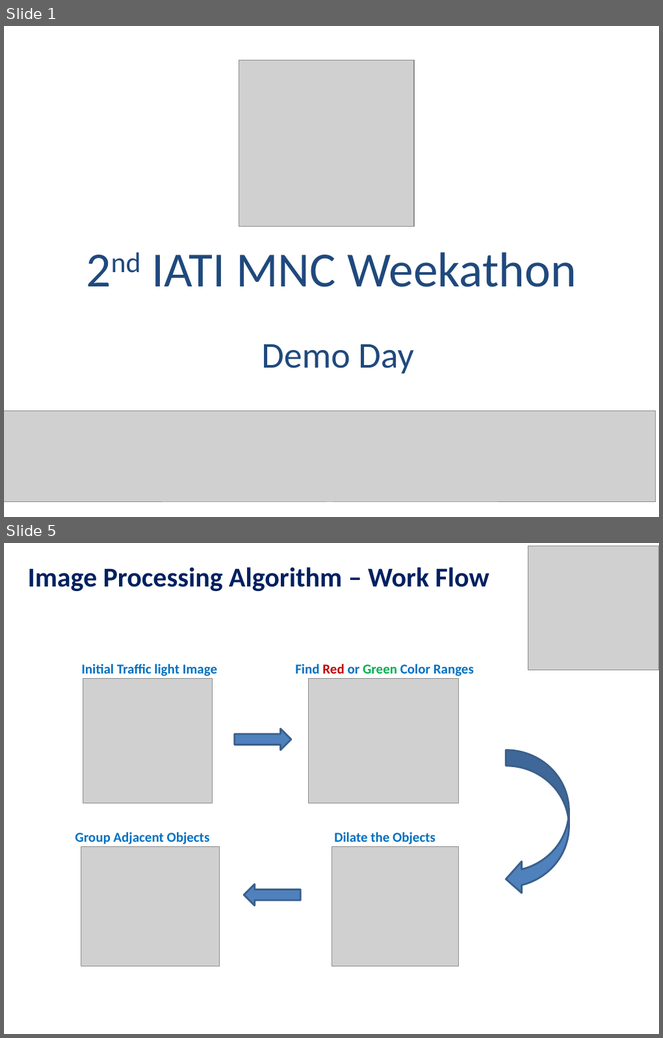
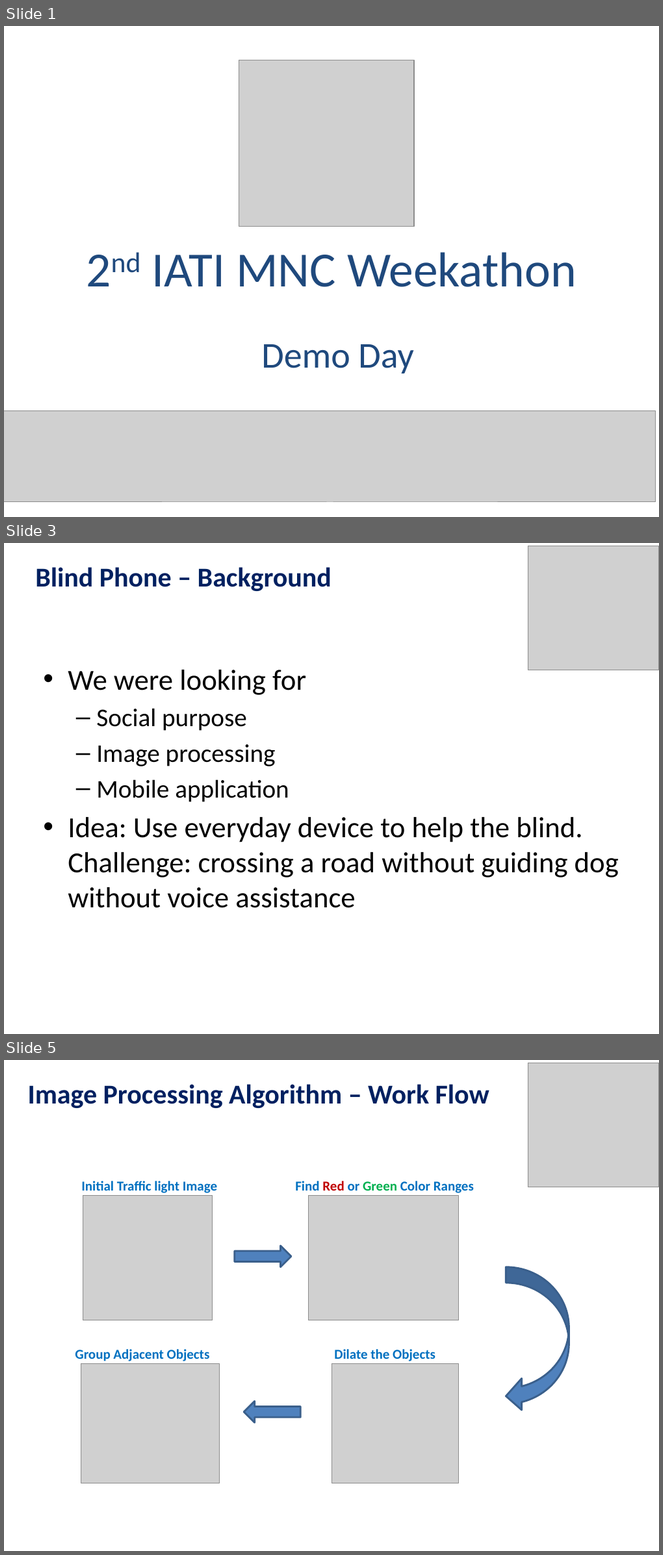
Before and after one commit to kfirt/BlindPhone, a slide deck: AnalyzerDemo/real life demo/Weekathon Presentation Template - blindphone.pptx. Shown one above the other, each under a label of ours: slides 1 and 5 before the commit, slides 1, 3 and 5 after it; the slides between them are not shown. The pictures are 663x1038 and 663x1555 pixels, drawn with LibreOffice and Linux fonts; fonts in the diff are those of the drawing; grey boxes stand for pictures. Boxes give left, top, right and bottom in pixels: in the first picture for what was removed or moved away, otherwise in the second. Text is boxed around its words. In the diff, an @@ line names an element or a change of style, - is before the commit and + after.

Commit message:
background slide

```diff
--- a/AnalyzerDemo/real life demo/Weekathon Presentation Template - blindphone.pptx
+++ b/AnalyzerDemo/real life demo/Weekathon Presentation Template - blindphone.pptx
@@ slide 3 added at [4, 543, 659, 1034], background #FFFFFF @@
@@ picture added at [529, 546, 659, 670] @@
@@ text added at [35, 567, 332, 591], 30 pt, text #002060, bold @@
+Blind Phone – Background
@@ text added at [68, 670, 619, 908], 32 pt, text #000000 @@
+• We were looking for
+  – Social purpose
+  – Image processing
+  – Mobile application
+• Idea: Use everyday device to help the blind. Challenge: crossing a road without guiding dog without voice assistance
```
Also in this commit, not shown: 2 slides changed, 1 slide removed.
